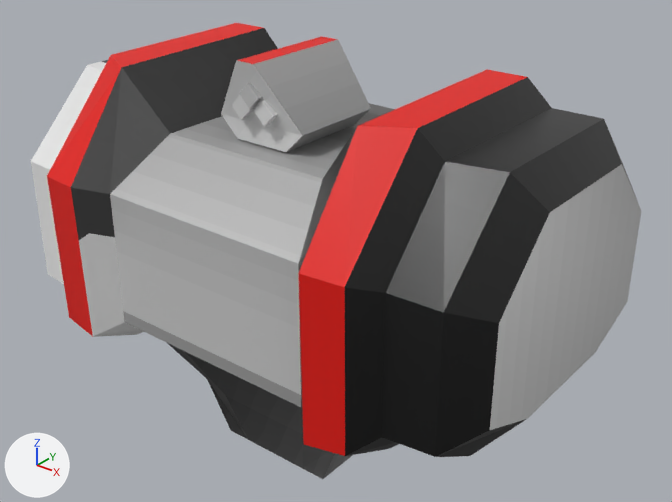
Two versions of the Blender file resources/mech_body.blend, one commit apart.
Camera for both pictures: a camera (50 mm lens) standing at (1.004, -1.215, 1.154) and looking at (0.032, -0.001, 0.401). The axes (+X, +Y, +Z) are drawn at lower left. The lights are the same throughout.

The first picture shows 'Frame'.
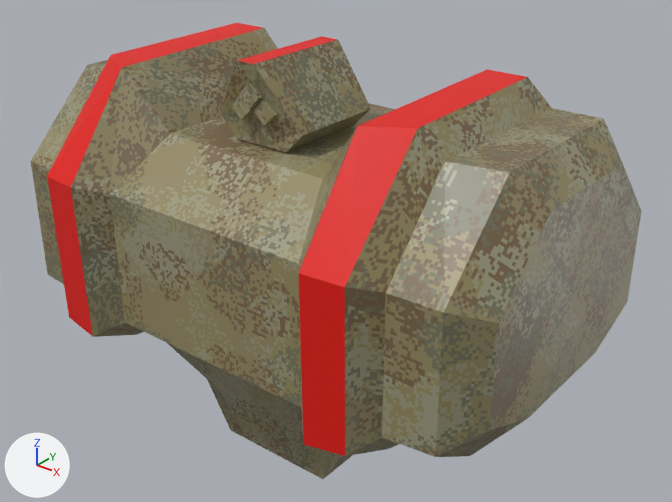
What differs and where, as boxes [x1, y1, x2, y2] in the pictures (672 x 502 px):
part 1 of me_frame, recoloured (grey to yellow)
    both: [31, 28, 641, 479]

The edits, one by one:
Picture 'camo0.png' (img_camo0_png) is new.
Material 'mat_body' (mat_mat_body) is new.
Its texture is img_camo0_png.
Its roughness is 0.4.
me_frame has 142 vertices, 125 faces and spans x -0.501..0.501, y -0.358..0.3, z 0.01..0.787.
me_frame is used by ob_frame; location (0.0, 0.0, 0.0).
me_frame part 1: all 109 faces that had it switch from mat_mat_torso (picture img_palette4_gradient_png) to mat_mat_body (picture img_camo0_png).
